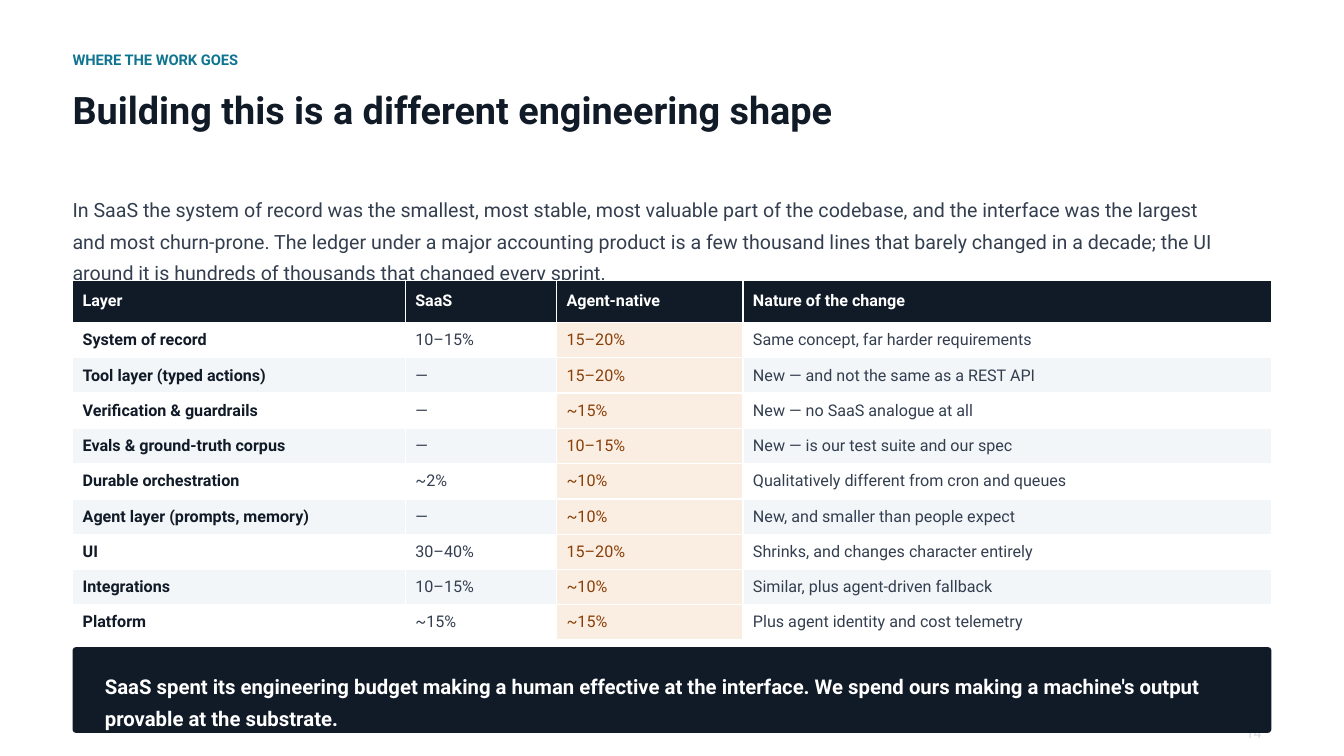
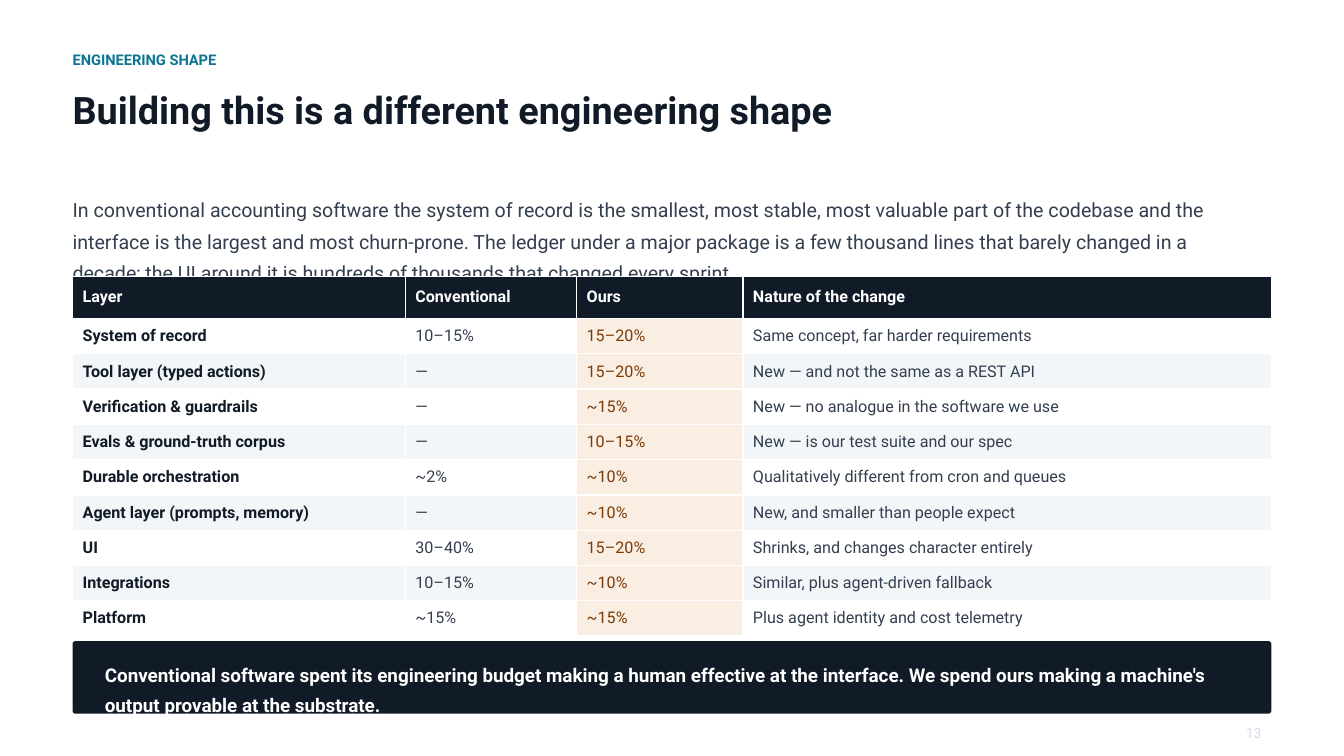
Before and after one commit to cllu/aimi-accounting-software-proposal, a slide deck: slide 14 of agent-native-accounting-deck.pptx (slide 15 before the commit). Drawn at 1344x756 pixels with LibreOffice and Linux fonts; fonts in the diff are those of the drawing. Boxes give left, top, right and bottom in pixels: in the first picture for what was removed or moved away, otherwise in the second. Text is boxed around its words. In the diff, an @@ line names an element or a change of style, - is before the commit and + after.

```diff
--- a/agent-native-accounting-deck.pptx
+++ b/agent-native-accounting-deck.pptx
@@ text at (73,54,217,65): text changed @@
-WHERE THE WORK GOES
+ENGINEERING SHAPE
@@ text at (73,202,1204,286): text changed @@
-In SaaS the system of record was the smallest, most stable, most valuable part of the codebase, and the interface was the largest and most churn-prone. The ledger under a major accounting product is a few thousand lines that barely changed in a decade; the UI around it is hundreds of thousands that changed every sprint.
+In conventional accounting software the system of record is the smallest, most stable, most valuable part of the codebase and the interface is the largest and most churn-prone. The ledger under a major package is a few thousand lines that barely changed in a decade; the UI around it is hundreds of thousands that changed every sprint.
@@ table at (73,276,1271,636) @@
-row 1, column 2: SaaS
+row 1, column 2: Conventional
-row 1, column 3: Agent-native
+row 1, column 3: Ours
-row 4, column 4: New — no SaaS analogue at all
+row 4, column 4: New — no analogue in the software we use
@@ text colour #8A3F07 to #7A3B08 in "15–20%", "15–20%", "~15%", "10–15%" and 5 more places @@
@@ table: place and size @@
-table at (73,280,1271,640)
+table at (73,276,1271,636)
@@ rounded rectangle: place and size @@
-rounded rectangle at (73,647,1271,733)
+rounded rectangle at (73,641,1271,714)
@@ text at (105,667,1205,718): text changed; size 14.5 to 13.5 pt @@
-SaaS spent its engineering budget making a human effective at the interface. We spend ours making a machine's output provable at the substrate.
+Conventional software spent its engineering budget making a human effective at the interface. We spend ours making a machine's output provable at the substrate.
@@ text at (1246,728,1262,738): text changed @@
-14
+13
```
Also in this commit, not shown: 7 other slides changed, 9 slides added, 10 slides removed, 1 other file.
